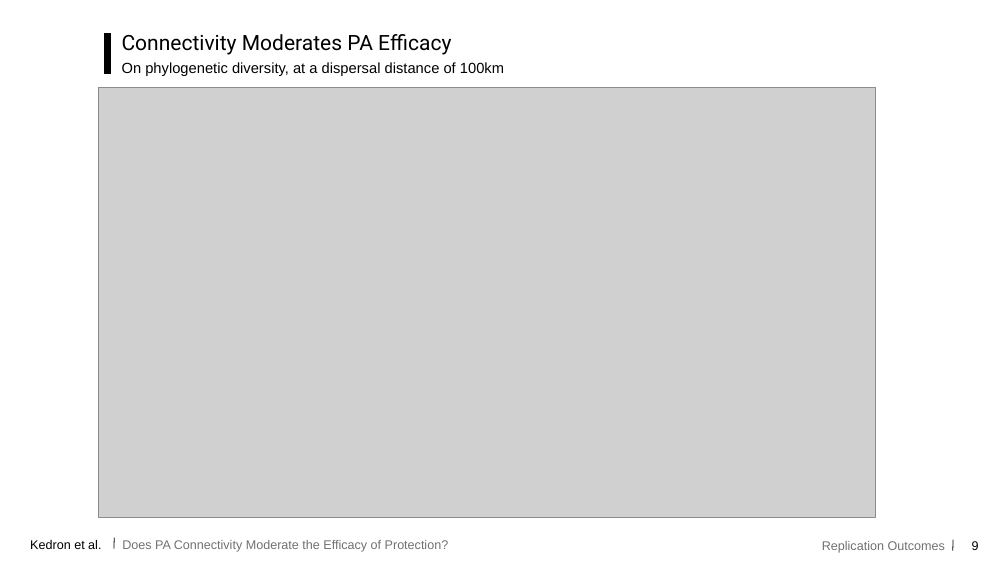
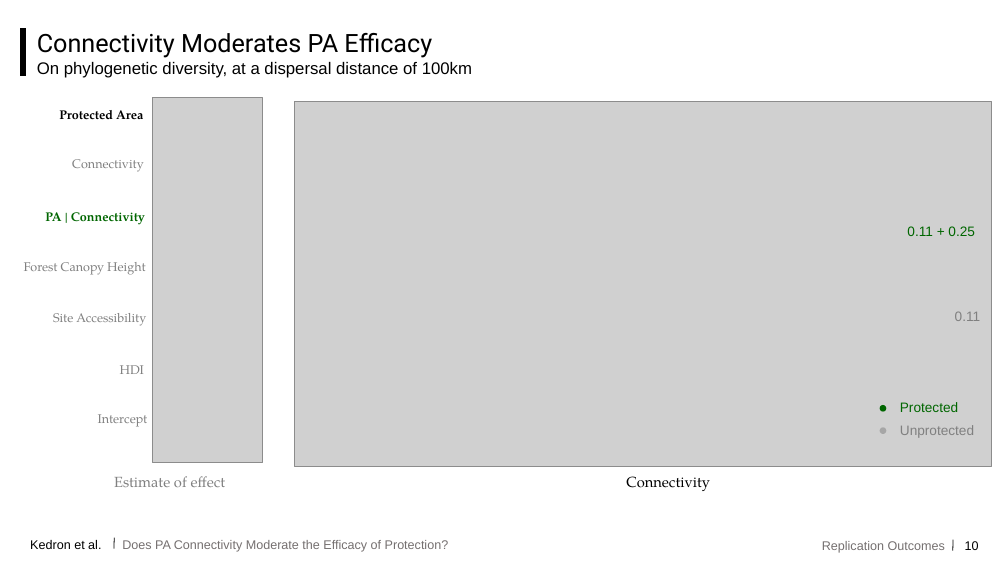
Before and after one commit to Peter-Kedron/RPl-Brodie-2023, a slide deck: slide 10 of docs/presentation/Kedron-Brodie-Replicaton.pptx (slide 9 before the commit). Drawn at 1008x567 pixels with LibreOffice and Linux fonts; fonts in the diff are those of the drawing; grey boxes stand for pictures. Boxes give left, top, right and bottom in pixels: in the first picture for what was removed or moved away, otherwise in the second. Text is boxed around its words. In the diff, an @@ line names an element or a change of style, - is before the commit and + after.

```diff
--- a/docs/presentation/Kedron-Brodie-Replicaton.pptx
+++ b/docs/presentation/Kedron-Brodie-Replicaton.pptx
@@ line moved from (107, 33) - (107, 74) to (23, 28) - (23, 76) @@
@@ text "Connectivity Moderates PA Efficacy": place and size @@
-text "Connectivity Moderates PA Efficacy" at <box>122,34,451,55</box>
+text "Connectivity Moderates PA Efficacy" at <box>37,33,432,58</box>
@@ text "Connectivity Moderates PA Efficacy" at <box>37,33,432,58</box>: size 20 to 24 pt @@
@@ text "On phylogenetic diversity, at a ...": place and size @@
-text "On phylogenetic diversity, at a ..." at <box>122,62,504,76</box>
+text "On phylogenetic diversity, at a ..." at <box>37,62,472,78</box>
@@ text "On phylogenetic diversity, at a ..." at <box>37,62,472,78</box>: size 14 to 16 pt @@
@@ picture: place and size @@
-picture at <box>98,87,876,517</box>
+picture at <box>294,101,992,467</box>
@@ group added at <box>24,98,262,487</box>: 8 texts, 1 picture @@
+Estimate of effect
+Protected Area
+Forest Canopy Height
+Site Accessibility
+HDI
+Intercept
+Connectivity
+PA | Connectivity
@@ text added at <box>907,226,975,236</box>, 13 pt, text #006600 @@
+0.11 + 0.25
@@ text added at <box>955,311,981,321</box>, 13 pt, text #808080 @@
+0.11
@@ group added at <box>880,402,974,438</box>: 2 ellipses, 2 texts @@
+Protected
+Unprotected
@@ text added at <box>626,476,710,491</box>, 14 pt, text #000000 @@
+Connectivity
@@ page number at <box>965,541,979,550</box>: text changed @@
-9
+10
```
Also in this commit, not shown: 2 other slides changed, 1 slide added.
